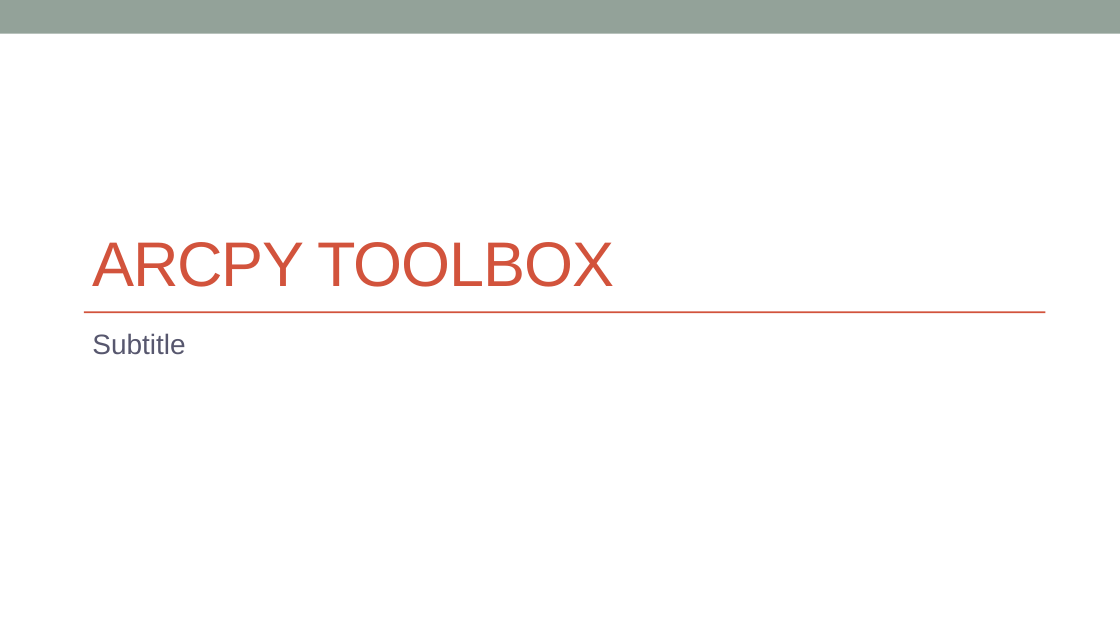
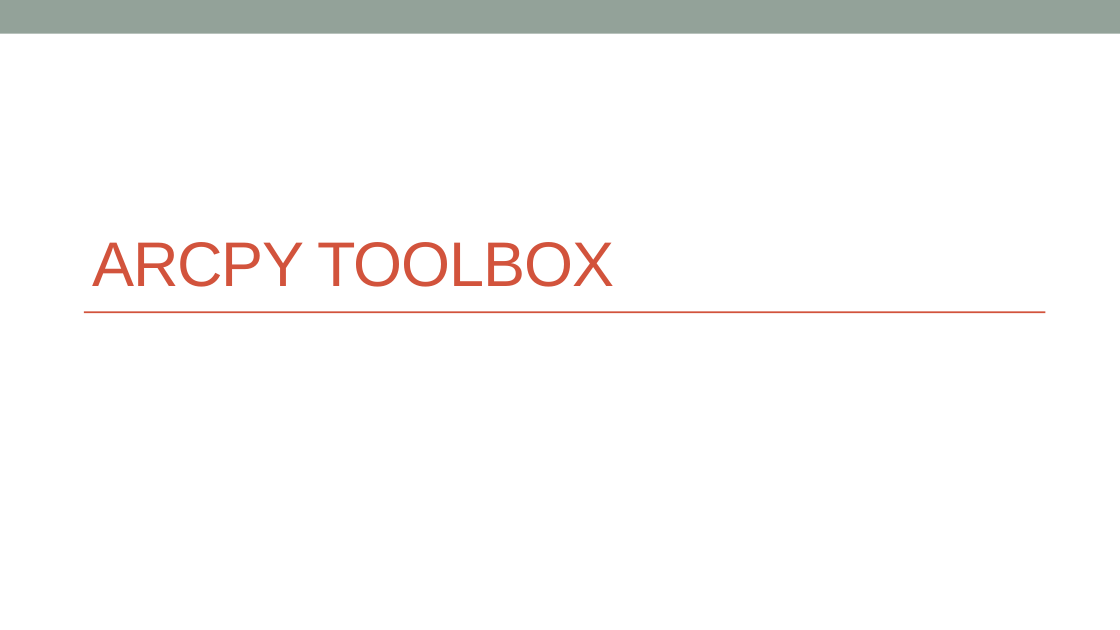
Before and after one commit to MGIS-UMN-GIS5578/GIS5578-week10, a slide deck: slide 1 of geoprocessing_with_arcpy.pptx. Drawn at 1120x630 pixels with LibreOffice and Linux fonts; fonts in the diff are those of the drawing. Boxes give left, top, right and bottom in pixels: in the first picture for what was removed or moved away, otherwise in the second. Text is boxed around its words. In the diff, an @@ line names an element or a change of style, - is before the commit and + after.

```diff
--- a/geoprocessing_with_arcpy.pptx
+++ b/geoprocessing_with_arcpy.pptx
@@ subtitle removed at (x1=92, y1=333, x2=185, y2=355) @@
-Subtitle
```
Also in this commit, not shown: 1 other slide changed, 57 other files.
